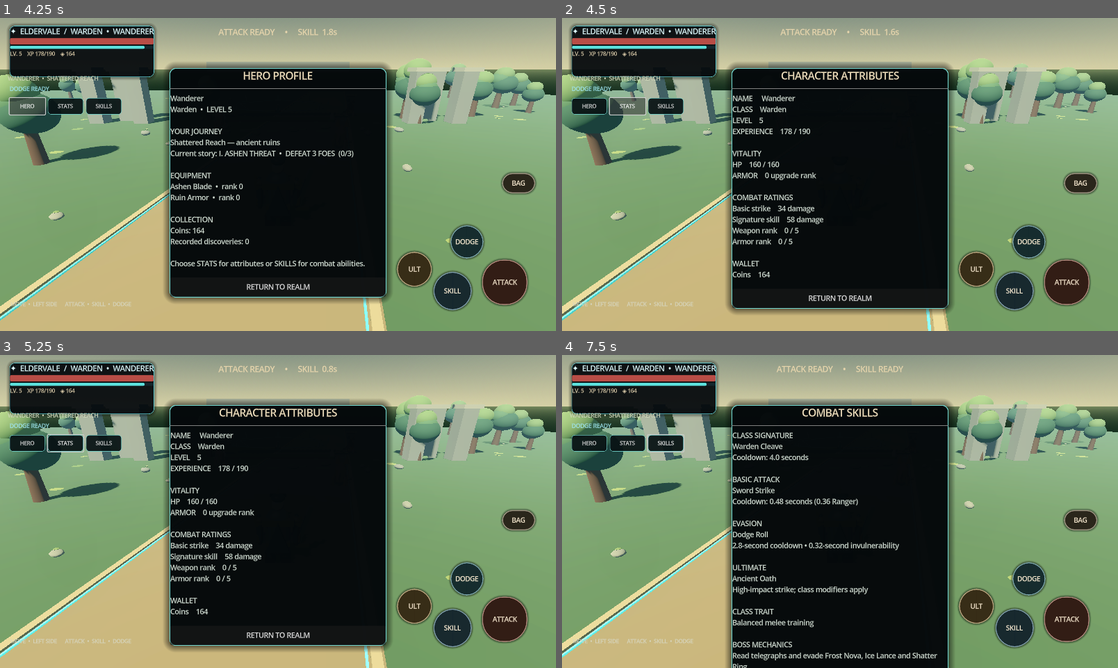
Above: before the commit, frames 1-4 (two rows, left to right).
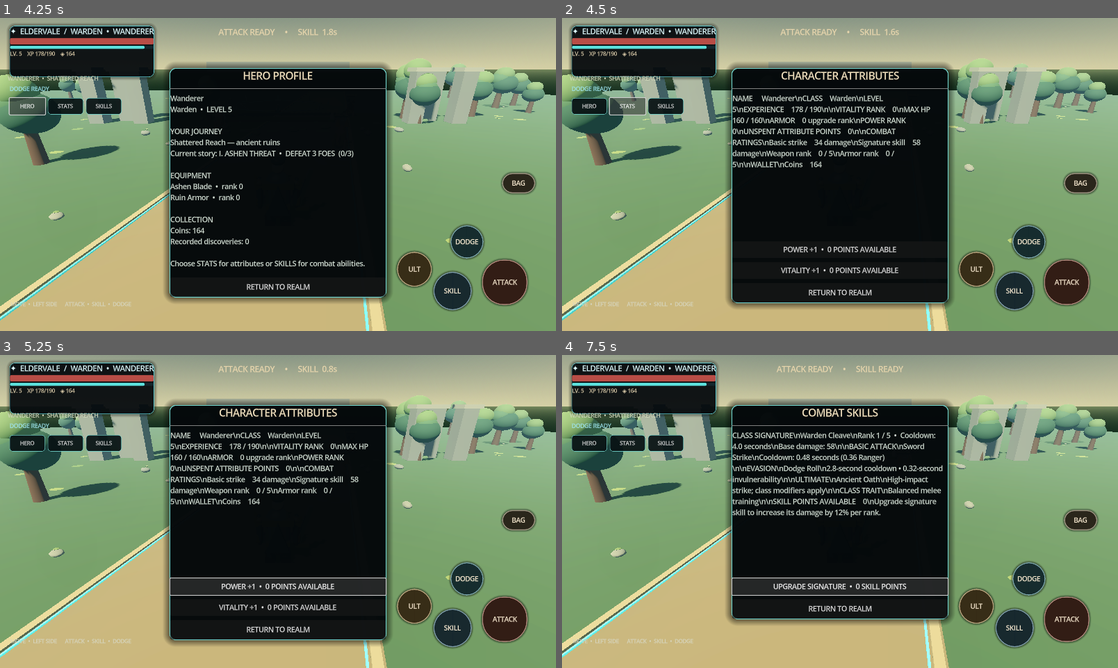
Above: after the commit, the same moments.

Repository: filesgloom-png/ELDERVALE
Game: Godot game, scene res://scenes/main_3d.tscn
Same seed, same stepped clock (60 frames per second), same inputs: the game is played once before the commit and once after it.
Inputs (mouse positions are in pixels of both pictures, inside the frame that each line leads up to):
- Up to frame 1 (4.25 s): click "CREATE HERO • BEGIN ADVENTURE" at 0.5 s; click "ATTACK" at 1.25 s; click "SKILL" at 2 s; click "ULT" at 2.75 s; click "HERO" at 3.5 s
- Up to frame 2 (4.5 s): click "STATS" at 4.25 s
- Up to frame 3 (5.25 s): click (278, 586) at 5 s, where only the run after the commit has a clickable "POWER +1 • 0 POINTS AVAILABLE"
- Up to frame 4 (7.5 s): click (840, 608) at 5.75 s, where only the run after the commit has a clickable "VITALITY +1 • 0 POINTS AVAILA…"; click "SKILLS" at 6.5 s; click (840, 586) at 7.25 s, where only the run after the commit has a clickable "UPGRADE SIGNATURE • 0 SKILL P…"

Frame 1 is identical in both runs. In frame 2, 5.3% of the frame differs, in the area x 29-71%, y 24-95%; in frame 3, 7.3%; in frame 4, 12%, in the area x 15-71%, y 24-100%.

Commit message:
progression: add saved attribute allocation and signature skill ranks

Diff:
--- a/scripts/main_3d.gd
+++ b/scripts/main_3d.gd
@@ -86,6 +86,14 @@
 var profile_title_label: Label
 var profile_content_label: Label
 var profile_tab := "HERO"
+var stat_points := 0
+var skill_points := 0
+var strength_rank := 0
+var vitality_rank := 0
+var signature_skill_rank := 1
+var profile_power_button: Button
+var profile_vitality_button: Button
+var profile_skill_button: Button
 
 func _ready() -> void:
 	_load_progress()
@@ -1125,6 +1133,21 @@
 	profile_content_label.add_theme_color_override("font_color", Color("#d6e2d7"))
 	profile_content_label.autowrap_mode = TextServer.AUTOWRAP_WORD_SMART
 	stack.add_child(profile_content_label)
+	profile_power_button = Button.new()
+	profile_power_button.name = "AllocatePowerPoint"
+	profile_power_button.custom_minimum_size = Vector2(0, 38)
+	profile_power_button.pressed.connect(_allocate_attribute.bind("power"))
+	stack.add_child(profile_power_button)
+	profile_vitality_button = Button.new()
+	profile_vitality_button.name = "AllocateVitalityPoint"
+	profile_vitality_button.custom_minimum_size = Vector2(0, 38)
+	profile_vitality_button.pressed.connect(_allocate_attribute.bind("vitality"))
+	stack.add_child(profile_vitality_button)
+	profile_skill_button = Button.new()
+	profile_skill_button.name = "UpgradeSignatureSkill"
+	profile_skill_button.custom_minimum_size = Vector2(0, 38)
+	profile_skill_button.pressed.connect(_upgrade_signature_skill)
+	stack.add_child(profile_skill_button)
 	var close := Button.new()
 	close.text = "RETURN TO REALM"
 	close.custom_minimum_size = Vector2(0, 44)
@@ -1137,6 +1160,9 @@
 	if profile_panel == null or profile_content_label == null:
 		return
 	profile_panel.visible = true
+	profile_power_button.visible = tab_name == "STATS"
+	profile_vitality_button.visible = tab_name == "STATS"
+	profile_skill_button.visible = tab_name == "SKILLS"
 	match tab_name:
 		"STATS":
 			profile_title_label.text = "CHARACTER ATTRIBUTES"
@@ -1144,7 +1170,9 @@
 			var skill_power := 58 + weapon_level * 14
 			if character_class == "Arcanist":
 				skill_power = int(round(float(skill_power) * 1.35))
-			profile_content_label.text = "NAME     %s\nCLASS    %s\nLEVEL    %d\nEXPERIENCE    %d / %d\n\nVITALITY\nHP    %d / %d\nARMOR    %d upgrade rank\n\nCOMBAT RATINGS\nBasic strike    %d damage\nSignature skill    %d damage\nWeapon rank    %d / 5\nArmor rank    %d / 5\n\nWALLET\nCoins    %d" % [character_name, character_class, player_level, xp, xp_to_next_level, player_hp, player_max_hp, armor_level, attack_power, skill_power, weapon_level, armor_level, coins]
+			profile_content_label.text = "NAME     %s\\nCLASS    %s\\nLEVEL    %d\\nEXPERIENCE    %d / %d\\n\\nVITALITY RANK    %d\\nMAX HP    %d / %d\\nARMOR    %d upgrade rank\\nPOWER RANK    %d\\nUNSPENT ATTRIBUTE POINTS    %d\\n\\nCOMBAT RATINGS\\nBasic strike    %d damage\\nSignature skill    %d damage\\nWeapon rank    %d / 5\\nArmor rank    %d / 5\\n\\nWALLET\\nCoins    %d" % [character_name, character_class, player_level, xp, xp_to_next_level, vitality_rank, player_hp, player_max_hp, armor_level, strength_rank, stat_points, attack_power, skill_power, weapon_level, armor_level, coins]
+			profile_power_button.text = "POWER +1  •  %d POINTS AVAILABLE" % stat_points
+			profile_vitality_button.text = "VITALITY +1  •  %d POINTS AVAILABLE" % stat_points
 		"SKILLS":
 			profile_title_label.text = "COMBAT SKILLS"
 			var class_skill := "Warden Cleave"
@@ -1155,10 +1183,51 @@
 			elif character_class == "Ranger":
 				class_skill = "Duskstrider Cut"
 				class_passive = "Basic attack cooldown reduced; movement speed +15%"
-			profile_content_label.text = "CLASS SIGNATURE\n%s\nCooldown: 4.0 seconds\n\nBASIC ATTACK\nSword Strike\nCooldown: 0.48 seconds (0.36 Ranger)\n\nEVASION\nDodge Roll\n2.8-second cooldown • 0.32-second invulnerability\n\nULTIMATE\nAncient Oath\nHigh-impact strike; class modifiers apply\n\nCLASS TRAIT\n%s\n\nBOSS MECHANICS\nRead telegraphs and evade Frost Nova, Ice Lance and Shatter Ring." % [class_skill, class_passive]
+			profile_content_label.text = "CLASS SIGNATURE\\n%s\\nRank %d / 5  •  Cooldown: 4.0 seconds\\nBase damage: %d\\n\\nBASIC ATTACK\\nSword Strike\\nCooldown: 0.48 seconds (0.36 Ranger)\\n\\nEVASION\\nDodge Roll\\n2.8-second cooldown • 0.32-second invulnerability\\n\\nULTIMATE\\nAncient Oath\\nHigh-impact strike; class modifiers apply\\n\\nCLASS TRAIT\\n%s\\n\\nSKILL POINTS AVAILABLE    %d\\nUpgrade signature skill to increase its damage by 12%% per rank." % [class_skill, signature_skill_rank, int(round(float(58 + weapon_level * 14) * (1.0 + float(signature_skill_rank - 1) * 0.12))), class_passive, skill_points]
+			profile_skill_button.text = "UPGRADE SIGNATURE  •  %d SKILL POINTS" % skill_points
 		_:
 			profile_title_label.text = "HERO PROFILE"
 			profile_content_label.text = "%s\n%s  •  LEVEL %d\n\nYOUR JOURNEY\nShattered Reach — ancient ruins\nCurrent story: % …(310 unchanged characters)…
+
+func _allocate_attribute(attribute: String) -> void:
+	if stat_points <= 0:
+		status_label.text = "NO ATTRIBUTE POINTS AVAILABLE  •  LEVEL UP TO EARN MORE"
+		return
+	if attribute == "power":
+		if strength_rank >= 50:
+			status_label.text = "POWER RANK ALREADY MAXED"
+			return
+		strength_rank += 1
+		stat_points -= 1
+		status_label.text = "POWER INCREASED  •  BASIC ATTACK +3 DAMAGE"
+	elif attribute == "vitality":
+		if vitality_rank >= 50:
+			status_label.text = "VITALITY RANK ALREADY MAXED"
+			return
+		vitality_rank += 1
+		stat_points -= 1
+		player_max_hp += 8
+		player_hp = mini(player_max_hp, player_hp + 8)
+		status_label.text = "VITALITY INCREASED  •  MAX HP +8"
+	else:
+		return
+	_refresh_progression_ui()
+	_show_profile_tab("STATS")
+	_save_progress()
+
+func _upgrade_signature_skill() -> void:
+	if skill_points <= 0:
+		status_label.text = "NO SKILL POINTS AVAILABLE  •  LEVEL UP TO EARN MORE"
+		return
+	if signature_skill_rank >= 5:
+		status_label.text = "SIGNATURE SKILL ALREADY AT MAXIMUM RANK"
+		return
+	skill_points -= 1
+	signature_skill_rank += 1
+	status_label.text = "SIGNATURE SKILL UPGRADED  •  RANK %d / 5" % signature_skill_rank
+	_refresh_progression_ui()
+	_show_profile_tab("SKILLS")
+	_save_progress()
 
 func _close_profile_panel() -> void:
 	if profile_panel != null:
@@ -1946,7 +2015,7 @@
 	attack_cooldown = 0.36 if character_class == "Ranger" else 0.48
 	var target := _nearest_enemy()
 	if target != null:
-		var damage := 34 + weapon_level * 9
+		var damage := 34 + weapon_level * 9 + strength_rank * 3
 		if character_class == "Ranger":
 			damage = int(round(float(damage) * 0.9))
 		_damage_enemy(target, damage)
@@ -1962,7 +2031,7 @@
 	skill_cooldown = 4.0
 	var target := _nearest_enemy()
 	if target != null:
-		var damage := 58 + weapon_level * 14
+		var damage := int(round(float(58 + weapon_level * 14 + strength_rank * 3) * (1.0 + float(signature_skill_rank - 1) * 0.12)))
 		if character_class == "Arcanist":
 			damage = int(round(float(damage) * 1.35))
 		_damage_enemy(target, damage)
@@ -2073,7 +2142,7 @@
 	_spawn_combat_effect("oath")
 	var target := _nearest_enemy()
 	if target != null:
-		var damage := 90 + weapon_level * 22
+		var damage := 90 + weapon_level * 22 + strength_rank * 3
 		if character_class == "Arcanist":
 			damage = int(round(float(damage) * 1.25))
 		_damage_enemy(target, damage)
@@ -2134,6 +2203,8 @@
 	while xp >= xp_to_next_level:
 		xp -= xp_to_next_level
 		player_level += 1
+		stat_points += 2
+		skill_points += 1
 		xp_to_next_level += 130 + player_level * 18
 		leveled_up = true
 	if leveled_up:
@@ -2276,6 +2347,11 @@
 	save.set_value("player", "xp", xp)
 	save.set_value("player", "xp_to_next_level", xp_to_next_level)
 	save.set_value("player", "coins", coins)
+	save.set_value("player", "stat_points", stat_points)
+	save.set_value("player", "skill_points", skill_points)
+	save.set_value("attributes", "strength_rank", strength_rank)
+	save.set_value("attributes", "vitality_rank", vitality_rank)
+	save.set_value("skills", "signature_rank", signature_skill_rank)
 	save.set_value("inventory", "items", inventory)
 	save.set_value("equipment", "weapon_level", weapon_level)
 	save.set_value("equipment", "armor_level", armor_level)
@@ -2300,6 +2376,11 @@
 	xp = int(save.get_value("player", "xp", xp))
 	xp_to_next_level = int(save.get_value("player", "xp_to_next_level", xp_to_next_level))
 	coins = int(save.get_value("player", "coins", coins))
+	stat_points = clampi(int(save.get_value("player", "stat_points", stat_points)), 0, 100)
+	skill_points = clampi(int(save.get_value("player", "skill_points", skill_points)), 0, 100)
+	strength_rank = clampi(int(save.get_value("attributes", "strength_rank", strength_rank)), 0, 50)
+	vitality_rank = clampi(int(save.get_value("attributes", "vitality_rank", vitality_rank)), 0, 50)
+	signature_skill_rank = clampi(int(save.get_value("skills", "signature_rank", signature_skill_rank)), 1, 5)
 	var saved_inventory: Variant = save.get_value("inventory", "items", inventory)
 	if saved_inventory is Dictionary:
 		for item_name in inventory.keys():
@@ -2313,7 +2394,7 @@
 	boss_first_kill_claimed = bool(save.get_value("boss", "first_kill_claimed", boss_first_kill_claimed))
 	if quest_completed and quest_stage == 3:
 		quest_stage = 4
-	player_max_hp = 148 + armor_level * 18
+	player_max_hp = 148 + armor_level * 18 + vitality_rank * 8
 	player_hp = mini(player_hp, player_max_hp)
 	var saved_discoveries: Variant = save.get_value("codex", "discoveries", [])
 	if saved_discoveries is Array:
